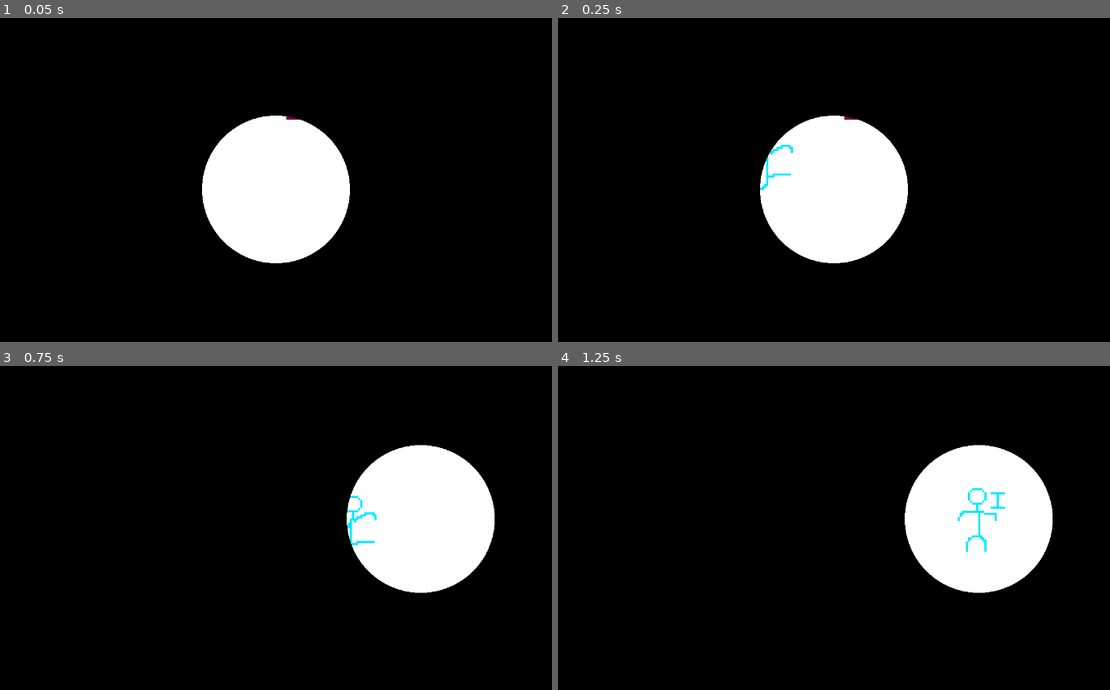
Above: before the commit, frames 1-4 (two rows, left to right).
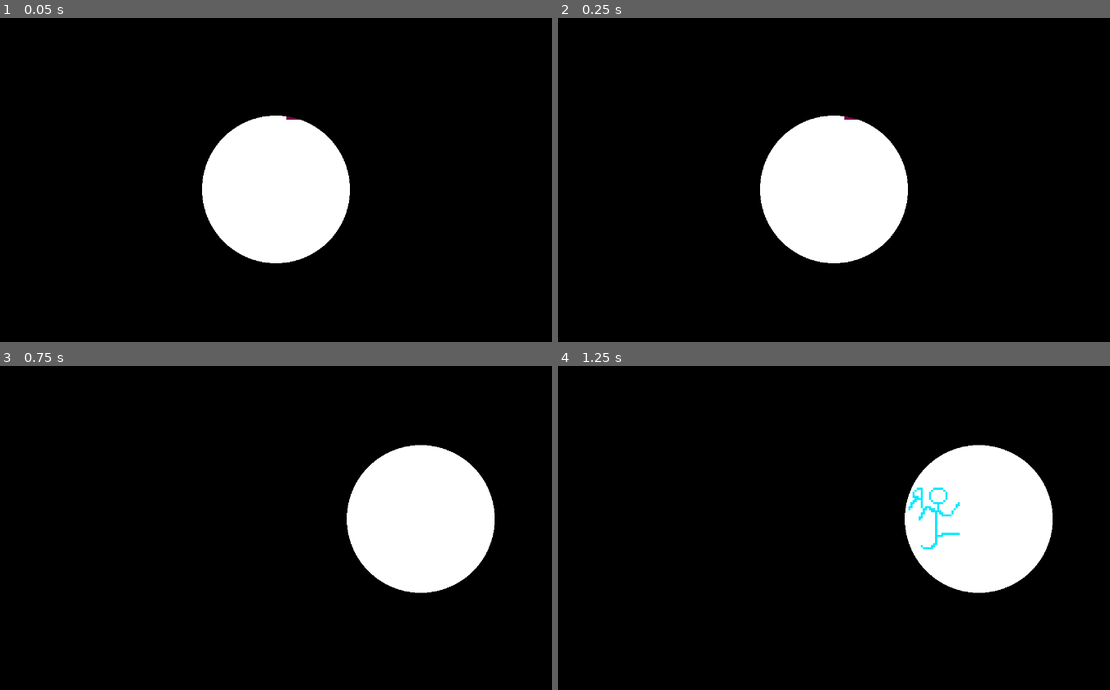
Above: after the commit, the same moments.

Repository: Akhayut/The_Light_Within_The_Dark
Game: Godot game, scene res://scenes/testScenes/map/test_map.tscn
The game is run twice, just before and just after one commit, with the same random seed, the same clock (stepped at 60 frames per second) and the same inputs.
Inputs (mouse positions are in pixels of both pictures, inside the frame that each line leads up to):
- Up to frame 1 (0.05 s): no input
- Up to frame 2 (0.25 s): no input
- Up to frame 3 (0.75 s): move the mouse to (419, 518) at 0.52 s
- Up to frame 4 (1.25 s): no input

Frame 1 is identical in both runs. In frame 2, 0.1% of the frame differs, in the area x 36-43%, y 38-54%; in frame 3, 0.2%; in frame 4, 0.7%, in the area x 63-81%, y 37-58%.

Commit message:
physics layes started

Diff:
--- a/the-light-within-the-dark/project.godot
+++ b/the-light-within-the-dark/project.godot
@@ -22,6 +22,13 @@
 window/stretch/mode="canvas_items"
 window/stretch/aspect="ignore"
 
+[layer_names]
+
+2d_physics/layer_1="player"
+2d_physics/layer_2="walls"
+2d_physics/layer_3="objects"
+2d_physics/layer_4="areas"
+
 [rendering]
 
 textures/canvas_textures/default_texture_filter=0
--- /dev/null
+++ b/the-light-within-the-dark/scenes/testScenes/map/test_tutorial.tscn
@@ -0,0 +1,31 @@
+[gd_scene load_steps=5 format=3 uid="uid://3lbdy4pj54wt"]
+
+[ext_resource type="PackedScene" uid="uid://bprhxiyrb2abh" path="res://scenes/testScenes/character/bangleBerry.tscn" id="1_ksopi"]
+[ext_resource type="Shader" uid="uid://cdcv6y6ha7423" path="res://scripts/shaders/lightShader.tres" id="2_1dfl7"]
+[ext_resource type="Script" uid="uid://diwgrijnhwsup" path="res://scripts/scripts/maps/lightScript.gd" id="3_jx6w6"]
+
+[sub_resource type="ShaderMaterial" id="ShaderMaterial_7xnvr"]
+shader = ExtResource("2_1dfl7")
+shader_parameter/aspect = 0.0
+shader_parameter/mousePos = Vector2(0, 0)
+
+[node name="testTutorial" type="Node2D"]
+
+[node name="shader" type="CanvasLayer" parent="."]
+
+[node name="shaderBox" type="ColorRect" parent="shader"]
+visible = false
+material = SubResource("ShaderMaterial_7xnvr")
+anchors_preset = 15
+anchor_right = 1.0
+anchor_bottom = 1.0
+grow_horizontal = 2
+grow_vertical = 2
+size_flags_horizontal = 3
+color = Color(0, 0, 0, 0)
+script = ExtResource("3_jx6w6")
+
+[node name="bangleBerry" parent="." instance=ExtResource("1_ksopi")]
+position = Vector2(275, 150)
+
+[node name="walls" type="Node" parent="."]
--- a/the-light-within-the-dark/scripts/scripts/characters/bangle_berry.gd
+++ b/the-light-within-the-dark/scripts/scripts/characters/bangle_berry.gd
@@ -2,7 +2,7 @@
 
 #var defineing
 var mousePos
-@export var speed = 167
+@export var speed = 100
 
 
 func _process(_delta: float) -> void:
@@ -26,4 +26,5 @@
 		velocity = (( mousePos - global_position) / distanceToMouse) * speed
 	else:
 		velocity = Vector2(0,0)
+
 	move_and_slide()
--- a/the-light-within-the-dark/scripts/shaders/lightShader.tres
+++ b/the-light-within-the-dark/scripts/shaders/lightShader.tres
@@ -103,6 +103,7 @@
 
 }
 "
+graph_offset = Vector2(-308.516, -125.991)
 mode = 1
 flags/light_only = false
 nodes/fragment/0/position = Vector2(1040, 0)
--- a/the-light-within-the-dark/scripts/shaders/scriptVerShaderTest.gdshader
+++ /dev/null
@@ -1,17 +0,0 @@
-shader_type canvas_item;
-
-void vertex() {
-	// Called for every vertex the material is visible on.
-	if (VERTEX.y < 0.0){
-		VERTEX += vec2(sin(TIME * 10.0) * 50.0, 0);
-	}
-}
-
-void fragment() {
-	// Called for every pixel the material is visible on.
-}
-
-//void light() {
-//	// Called for every pixel for every light affecting the CanvasItem.
-//	// Uncomment to replace the default light processing function with this one.
-//}
--- a/the-light-within-the-dark/scripts/shaders/visualFragShader.tres
+++ /dev/null
@@ -1,60 +0,0 @@
-[gd_resource type="VisualShader" load_steps=4 format=3 uid="uid://x7vef2boapms"]
-
-[sub_resource type="VisualShaderNodeIf" id="VisualShaderNodeIf_w1lgn"]
-default_input_values = [0, 0.278, 1, 0.129, 2, 0.05, 3, Vector3(0, 1, 0), 4, Vector3(0, 0, 0), 5, Vector3(0, 0, 0)]
-
-[sub_resource type="VisualShaderNodeInput" id="VisualShaderNodeInput_hjns7"]
-expanded_output_ports = [0]
-input_name = "color"
-
-[sub_resource type="VisualShaderNodeIf" id="VisualShaderNodeIf_50wry"]
-default_input_values = [0, 0.278, 1, 0.255, 2, 0.01, 3, Vector3(0, 1, 0), 4, Vector3(0, 0, 0), 5, Vector3(0, 0, 0)]
-
-[resource]
-code = "shader_type canvas_item;
-render_mode blend_mix;
-
-
-
-
-void fragment() {
-// Input:4
-	vec4 n_out4p0 = COLOR;
-	float n_out4p1 = n_out4p0.r;
-
-
-	vec3 n_out5p0;
-// If:5
-	float n_in5p1 = 0.25500;
-	float n_in5p2 = 0.01000;
-	vec3 n_in5p3 = vec3(0.00000, 1.00000, 0.00000);
-	if(abs(n_out4p1 - n_in5p1) < n_in5p2)
-	{
-		n_out5p0 = n_in5p3;
-	}
-	else if(n_out4p1 < n_in5p1)
-	{
-		n_out5p0 = vec3(n_out4p0.xyz);
-	}
-	else
-	{
-		n_out5p0 = vec3(n_out4p0.xyz);
-	}
-
-
-// Output:0
-	COLOR.rgb = n_out5p0;
-
-
-}
-"
-mode = 1
-flags/light_only = false
-nodes/fragment/0/position = Vector2(820, 40)
-nodes/fragment/2/node = SubResource("VisualShaderNodeIf_w1lgn")
-nodes/fragment/2/position = Vector2(-20, 340)
-nodes/fragment/4/node = SubResource("VisualShaderNodeInput_hjns7")
-nodes/fragment/4/position = Vector2(-960, 120)
-nodes/fragment/5/node = SubResource("VisualShaderNodeIf_50wry")
-nodes/fragment/5/position = Vector2(0, -100)
-nodes/fragment/connections = PackedInt32Array(4, 1, 2, 0, 4, 0, 2, 4, 4, 0, 2, 5, 4, 1, 5, 0, 4, 0, 5, 4, 4, 0, 5, 5, 5, 0, 0, 0)
--- a/the-light-within-the-dark/scripts/shaders/visualverShaderTest.tres
+++ /dev/null
@@ -1,119 +0,0 @@
-[gd_resource type="VisualShader" load_steps=9 format=3 uid="uid://dsm8l2cm87exa"]
-
-[sub_resource type="VisualShaderNodeInput" id="VisualShaderNodeInput_qxia4"]
-expanded_output_ports = [0]
-input_name = "vertex"
-
-[sub_resource type="VisualShaderNodeVectorOp" id="VisualShaderNodeVectorOp_h6wve"]
-default_input_values = [0, Vector2(0, 0), 1, Vector2(50, 25)]
-op_type = 0
-
-[sub_resource type="VisualShaderNodeIf" id="VisualShaderNodeIf_qxia4"]
-default_input_values = [0, 0.0, 1, 0.0, 2, 1e-05, 3, Vector3(0, 0, 0), 4, Vector3(100, 0, 0), 5, Vector3(0, 0, 0)]
-
-[sub_resource type="VisualShaderNodeInput" id="VisualShaderNodeInput_h6wve"]
-input_name = "time"
-
-[sub_resource type="VisualShaderNodeVectorCompose" id="VisualShaderNodeVectorCompose_6kopa"]
-
-[sub_resource type="VisualShaderNodeVectorFunc" id="VisualShaderNodeVectorFunc_qxia4"]
-default_input_values = [0, Vector2(0, 0)]
-op_type = 0
-function = 26
-
-[sub_resource type="VisualShaderNodeFloatOp" id="VisualShaderNodeFloatOp_qxia4"]
-default_input_values = [0, 0.0, 1, 100.0]
-operator = 2
-
-[sub_resource type="VisualShaderNodeFloatOp" id="VisualShaderNodeFloatOp_h6wve"]
-default_input_values = [0, 0.0, 1, 15.0]
-operator = 2
-
-[resource]
-code = "shader_type canvas_item;
-render_mode blend_mix;
-
-
-
-
-void vertex() {
-// Input:2
-	vec2 n_out2p0 = VERTEX;
-	float n_out2p2 = n_out2p0.g;
-
-
-// Input:5
-	float n_out5p0 = TIME;
-
-
-// FloatOp:9
-	float n_in9p1 = 15.00000;
-	float n_out9p0 = n_out5p0 * n_in9p1;
-
-
-// VectorFunc:7
-	vec2 n_out7p0 = sin(vec2(n_out9p0));
-
-
-// FloatOp:8
-	float n_in8p1 = 100.00000;
-	float n_out8p0 = n_out7p0.x * n_in8p1;
-
-
-// VectorCompose:6
-	float n_in6p1 = 0.00000;
-	float n_in6p2 = 0.00000;
-	vec3 n_out6p0 = vec3(n_out8p0, n_in6p1, n_in6p2);
-
-
-	vec3 n_out4p0;
-// If:4
-	float n_in4p0 = 0.00000;
-	float n_in4p2 = 0.00001;
-	vec3 n_in4p3 = vec3(0.00000, 0.00000, 0.00000);
-	vec3 n_in4p5 = vec3(0.00000, 0.00000, 0.00000);
-	if(abs(n_in4p0 - n_out2p2) < n_in4p2)
-	{
-		n_out4p0 = n_in4p3;
-	}
-	else if(n_in4p0 < n_out2p2)
-	{
-		n_out4p0 = n_in4p5;
-	}
-	else
-	{
-		n_out4p0 = n_out6p0;
-	}
-
-
-// VectorOp:3
-	vec2 n_out3p0 = n_out2p0 + vec2(n_out4p0.xy);
-
-
-// Output:0
-	VERTEX = n_out3p0;
-
-
-}
-"
-mode = 1
-flags/light_only = false
-nodes/vertex/0/position = Vector2(940, 120)
-nodes/vertex/2/node = SubResource("VisualShaderNodeInput_qxia4")
-nodes/vertex/2/position = Vector2(-380, 120)
-nodes/vertex/3/node = SubResource("VisualShaderNodeVectorOp_h6wve")
-nodes/vertex/3/position = Vector2(620, 0)
-nodes/vertex/4/node = SubResource("VisualShaderNodeIf_qxia4")
-nodes/vertex/4/position = Vector2(180, 20)
-nodes/vertex/5/node = SubResource("VisualShaderNodeInput_h6wve")
-nodes/vertex/5/position = Vector2(-1720, 640)
-nodes/vertex/6/node = SubResource("VisualShaderNodeVectorCompose_6kopa")
-nodes/vertex/6/position = Vector2(-320, 540)
-nodes/vertex/7/node = SubResource("VisualShaderNodeVectorFunc_qxia4")
-nodes/vertex/7/position = Vector2(-940, 520)
-nodes/vertex/8/node = SubResource("VisualShaderNodeFloatOp_qxia4")
-nodes/vertex/8/position = Vector2(-640, 540)
-nodes/vertex/9/node = SubResource("VisualShaderNodeFloatOp_h6wve")
-nodes/vertex/9/position = Vector2(-1260, 580)
-nodes/vertex/connections = PackedInt32Array(2, 2, 4, 1, 2, 0, 3, 0, 3, 0, 0, 0, 4, 0, 3, 1, 7, 0, 8, 0, 8, 0, 6, 0, 6, 0, 4, 4, 5, 0, 9, 0, 9, 0, 7, 0)
-nodes/fragment/0/position = Vector2(2600, 400)
Not shown, removed: the-light-within-the-dark/scripts/shaders/scriptVerShaderTest.gdshader.uid
